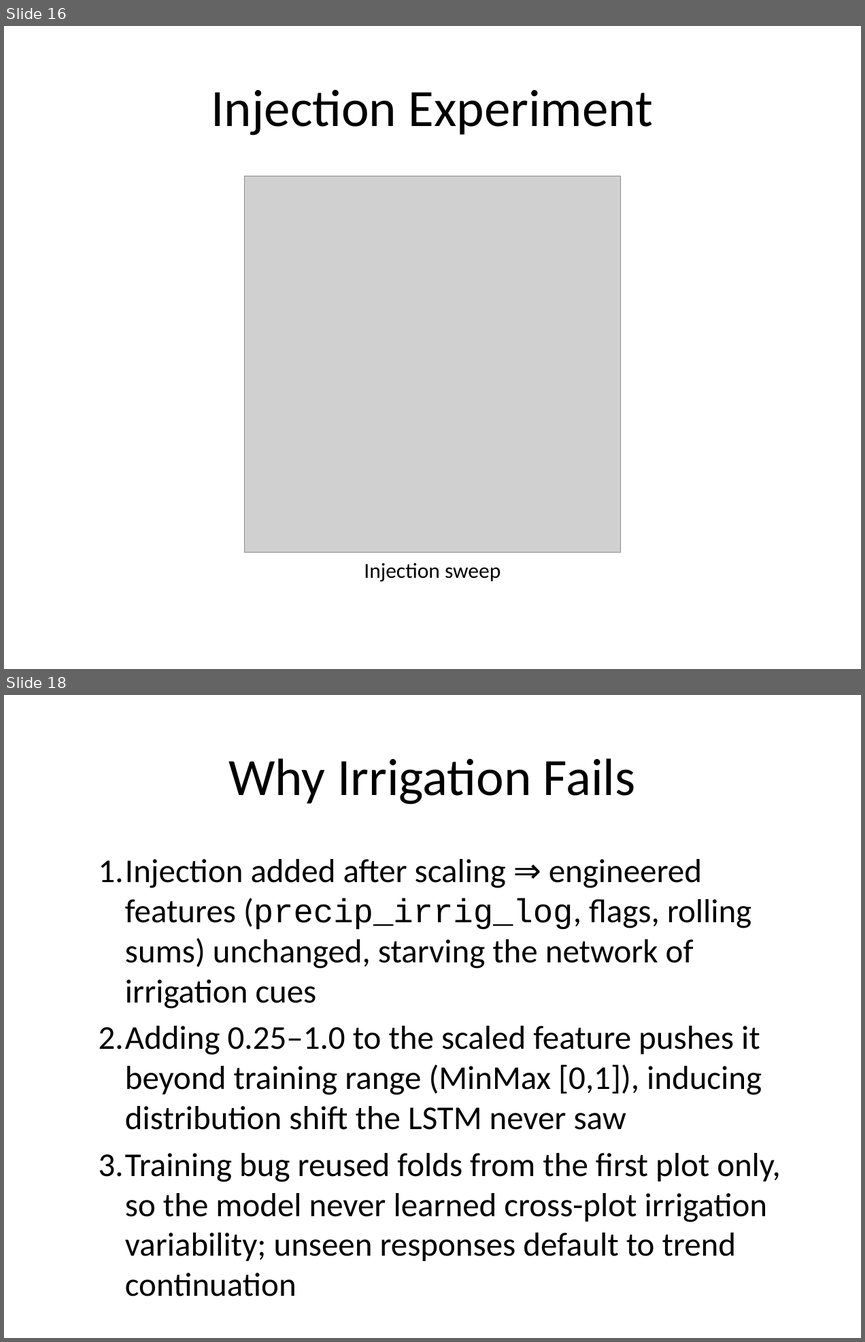
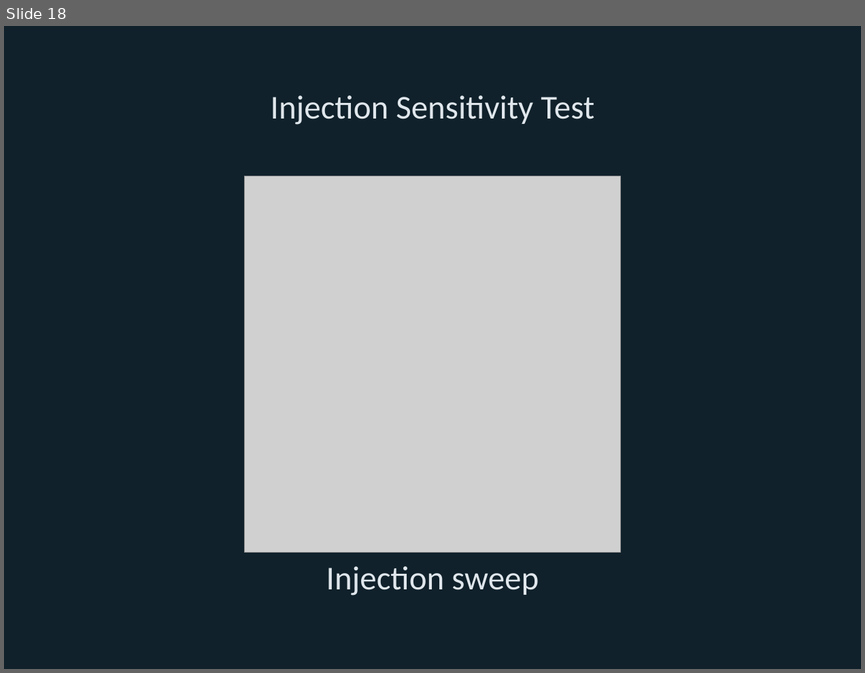
Before and after one commit to Bryan-Nsoh/ML-IOT-IndepStudy, a slide deck: presentation/eda_story/eda_story.pptx. Shown one above the other, each under a label of ours: slides 16 and 18 before the commit, slide 18 after it; the slides between them are not shown. The pictures are 865x1342 and 865x673 pixels, drawn with LibreOffice and Linux fonts; fonts in the diff are those of the drawing; grey boxes stand for pictures. Boxes give left, top, right and bottom in pixels: in the first picture for what was removed or moved away, otherwise in the second. Text is boxed around its words. In the diff, an @@ line names an element or a change of style, - is before the commit and + after.

Commit message:
Refresh EDA deck with visuals and styling

```diff
--- a/presentation/eda_story/eda_story.pptx
+++ b/presentation/eda_story/eda_story.pptx
@@ slide 18 removed at [4,695,861,1338], background #FFFFFF @@
@@ title removed at [228,758,636,804] @@
-Why Irrigation Fails
@@ text removed at [99,859,781,1261] @@
-  1. Injection added after scaling ⇒ engineered features (precip_irrig_log, flags, rolling sums) unchanged, starving the network of irrigation cues
-  2. Adding 0.25–1.0 to the scaled feature pushes it beyond training range (MinMax [0,1]), inducing distribution shift the LSTM never saw
-  3. Training bug reused folds from the first plot only, so the model never learned cross-plot irrigation variability; unseen responses default to trend continuation
@@ what was slide 16 is now slide 18 @@
@@ slide 18 changed as well @@
@@ background #FFFFFF to #10212B @@
@@ title at [271,95,594,125]: text changed; size 44 to 28 pt; text colour #000000 to #E0E7EC @@
-Injection Experiment
+Injection Sensitivity Test
@@ text "Injection sweep" at [326,566,538,595]: size 18 to 28 pt, text colour #000000 to #E0E7EC @@
```
Also in this commit, not shown: 7 other slides changed, 13 slides added, 11 other slides removed, 7 other files.
